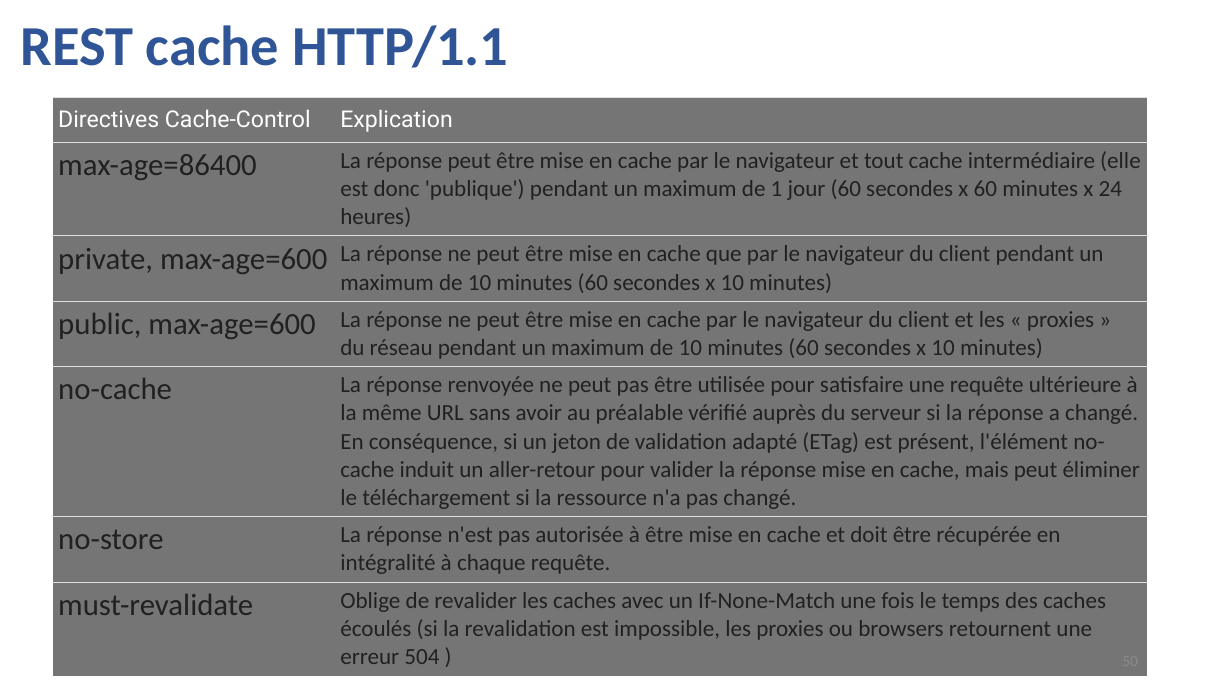
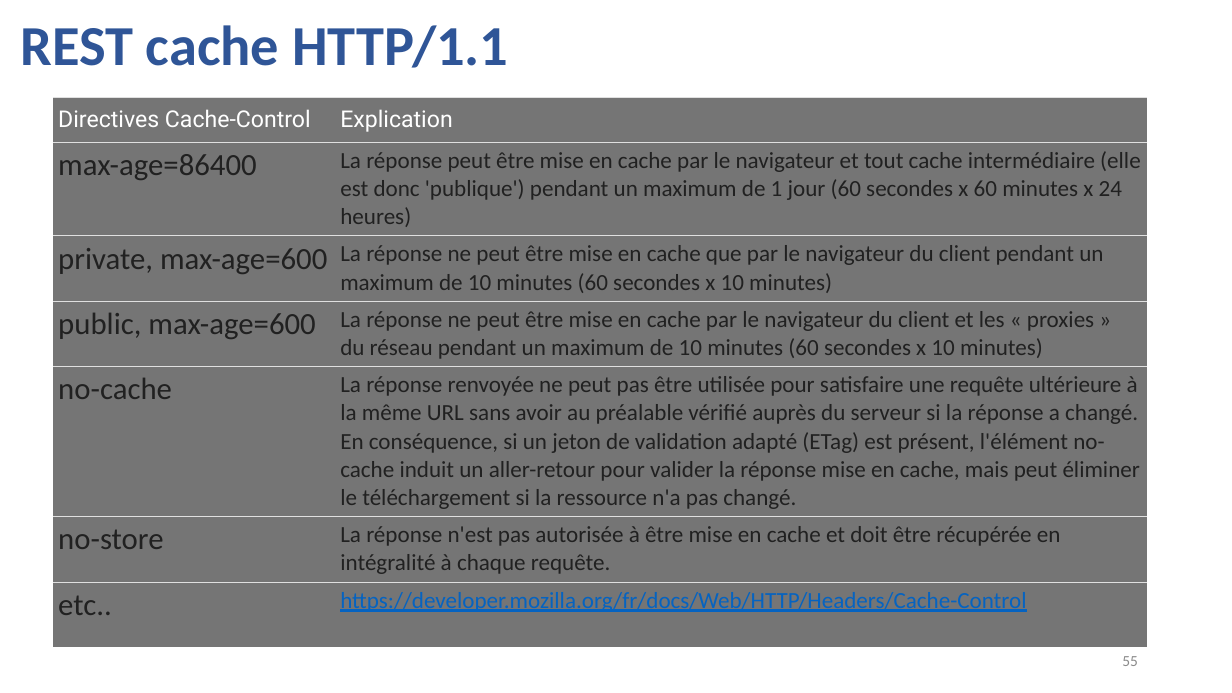
Before and after one commit to guillaumechervet/course.rest, a slide deck: slide 55 of documentations/3 - Web Services partie REST.pptx (slide 50 before the commit). Drawn at 1232x693 pixels with LibreOffice and Linux fonts; fonts in the diff are those of the drawing. Boxes give left, top, right and bottom in pixels: in the first picture for what was removed or moved away, otherwise in the second. Text is boxed around its words. In the diff, an @@ line names an element or a change of style, - is before the commit and + after.

Commit message:
doc(rest) update for bbl

```diff
--- a/documentations/3 - Web Services partie REST.pptx
+++ b/documentations/3 - Web Services partie REST.pptx
@@ table at [54, 98, 1148, 640] @@
-row 7, column 1: must-revalidate
+row 7, column 1: etc..
-row 7, column 2: Oblige de revalider les caches avec un If-None-Match une fois le temps des caches écoulés (si la revalidation est impossible, les proxies ou browsers retournent une erreur 504 )
+row 7, column 2: https://developer.mozilla.org/fr/docs/Web/HTTP/Headers/Cache-Control
@@ page number added at [1122, 656, 1138, 666], 12 pt, text #8C8C8C @@
+55
```
Also in this commit, not shown: 7 other slides changed, 8 slides added, 2 slides removed.
